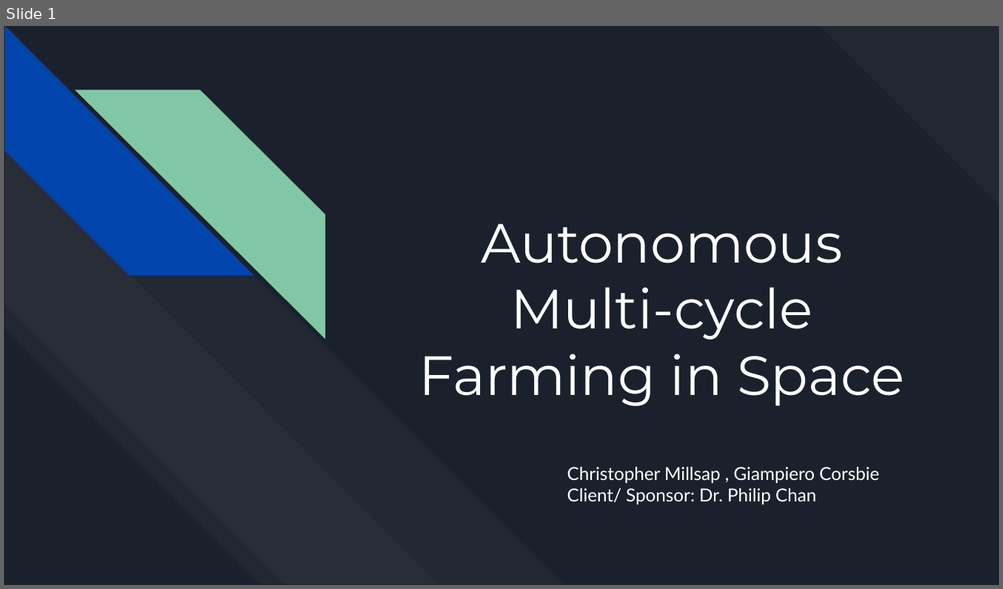
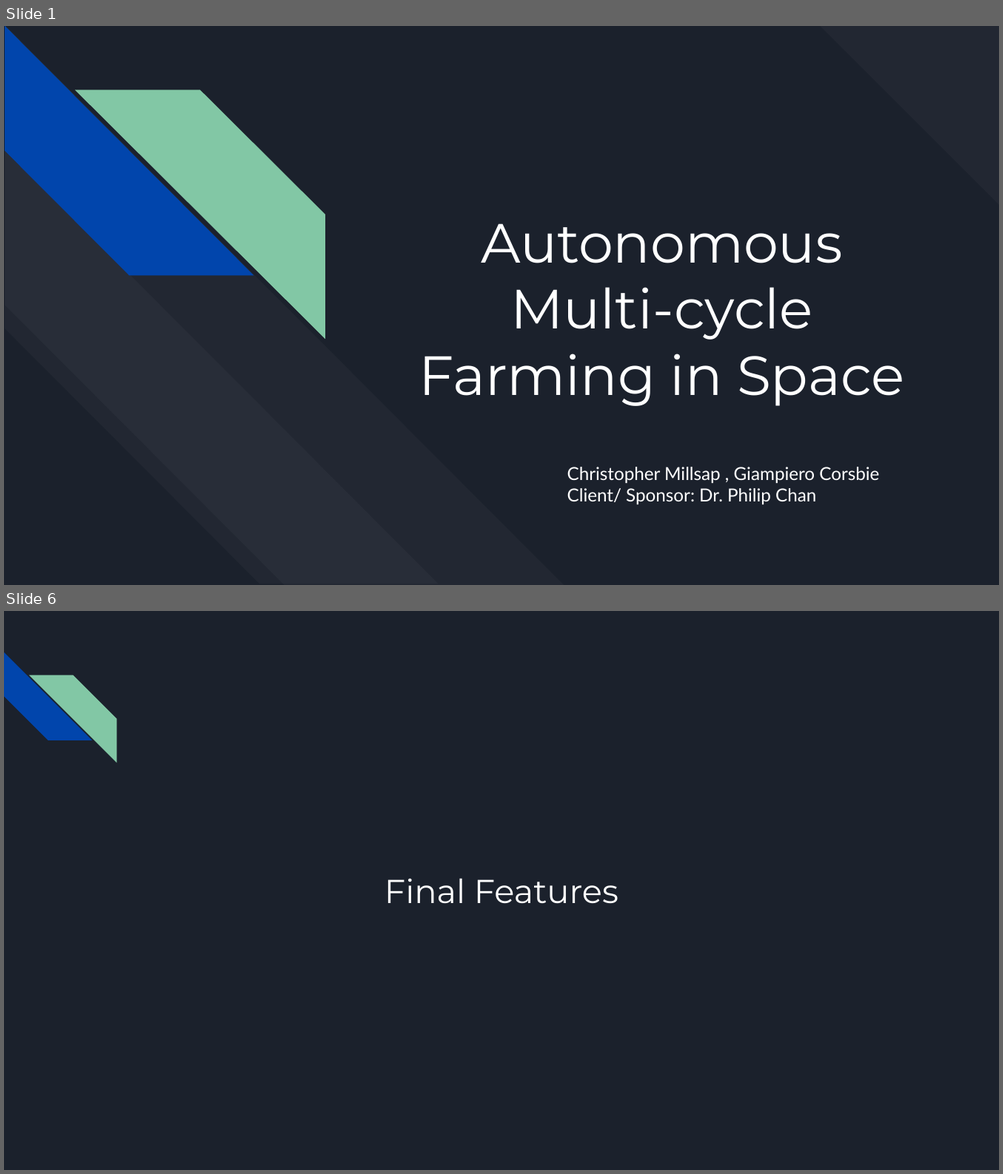
Before and after one commit to killsap/automated-multi-cycle-farming-in-space-website, a slide deck: docs/Milestone6Presentation.pptx. Shown one above the other, each under a label of ours: slide 1 before the commit, slides 1 and 6 after it; the slides between them are not shown. The pictures are 1003x589 and 1003x1174 pixels, drawn with LibreOffice and Linux fonts; fonts in the diff are those of the drawing. Boxes give left, top, right and bottom in pixels: in the first picture for what was removed or moved away, otherwise in the second. Text is boxed around its words. In the diff, an @@ line names an element or a change of style, - is before the commit and + after.

```diff
--- a/docs/Milestone6Presentation.pptx
+++ b/docs/Milestone6Presentation.pptx
@@ slide 6 added at [4,611,999,1170], background #1B212C @@
@@ diag stripe added at [4,652,91,741], fill #0145AC @@
@@ diag stripe added at [29,675,116,762], fill #82C7A5 @@
@@ title added at [384,878,618,904], 24 pt, text #FFFFFF @@
+Final Features
```
Also in this commit, not shown: 2 slides changed, 14 other slides added, 6 slides removed.
